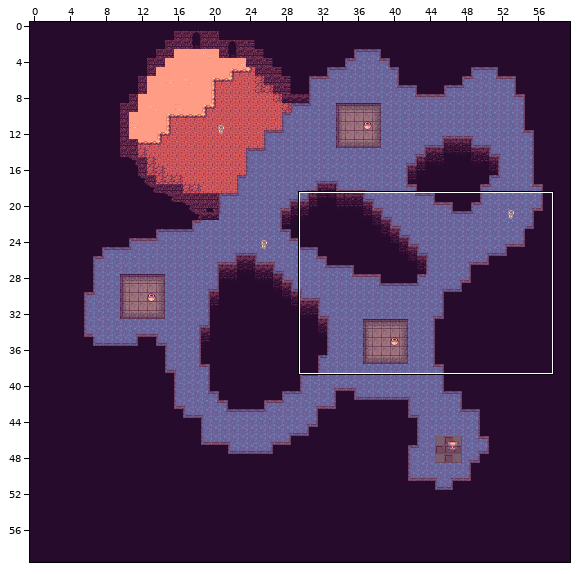
Two versions of a level (Tiled map, public/assets/maps/battle01.tmx). Above: a wide view before the commit, with the close-up outlined.
Close-up. First the earlier version:
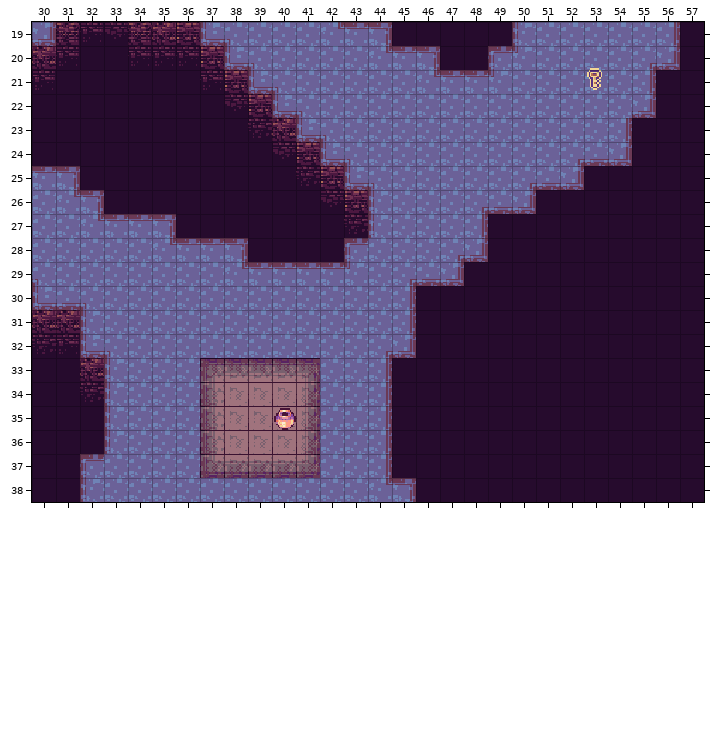
Cells are 16x16 px. Shown: x 30..57, y 19..38. The commit also changed other parts of the map, which this record leaves out.
The result:
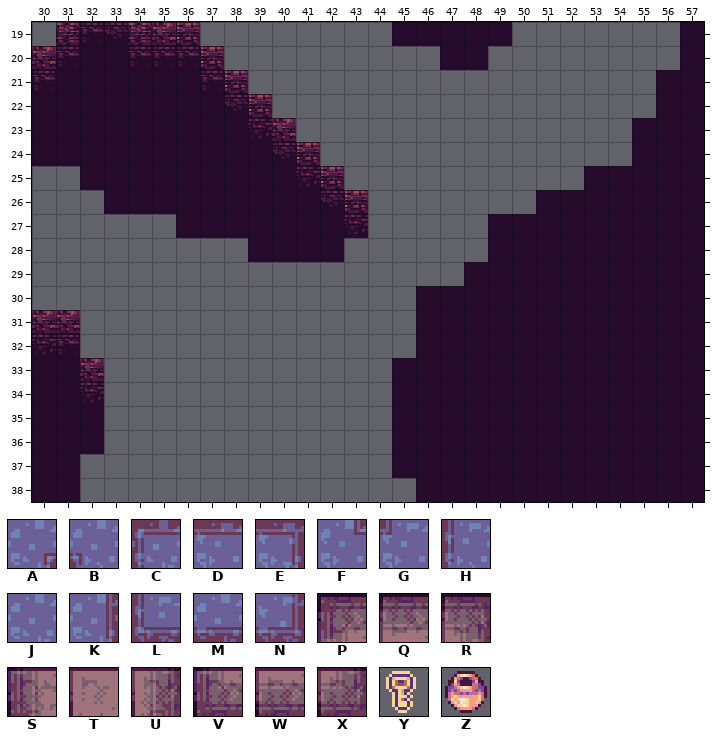
Key: from "raou_dungeon_tileset": A 109, B 110, C 111, D 112, E 113, F 141, G 142, H 143, J 144, K 145, L 175, M 176, N 177, P 573, Q 574, R 575, S 605, T 606, U 607, V 637, W 638, X 639, Y 1010, Z 1234.
_ is an empty cell, . an unchanged one.
Objects are placed by their top-left corner, in cells (3,4 is the top-left corner of cell 3,4); size is 1x1 cell unless given.
The edit:
--- layer "Layer01" (now hidden)
@@ x 30..56 @@
-19 N......LBJJJFDE.....HJJJJJK
-20 ........LBJJJJFDE..CGJJJJAN
-21 .........LBJJJJJFDDGJJJJJK.
-22 ..........LBJJJJJJJJJJJJJN.
-23 ...........LBJJJJJJJJJJJK..
-24 ............LBJJJJJJJJAMN..
-25 DE...........LBJJJJJAMN....
-26 JFE...........HJJJAMN......
-27 JJFDDE........HJJJK........
-28 JJJJJFDDE....CJJJAN........
-29 BJJJJJJJFDDDDGJAMN.........
-30 LMBJJJJJJJJJJJJK...........
-31 ..HJJJJJJJJJJJJK...........
-32 ..LBJJJJJJJJJJAN...........
-33 ...HJJJPQQQRJJK............
-34 ...HJJJSTTTUJJK............
-35 ...HJJJSTTTUJJK............
-36 ...HJJJSTTTUJJK............
-37 ..CJJJJVWWWXJJK............
-38 ..HJJJJJJJJJJJFE...........
+19 _......________....._______
+20 ........_________..________
+21 ........._________________.
+22 ..........________________.
+23 ...........______________..
+24 ............_____________..
+25 __...........__________....
+26 ___..........._______......
+27 ______........_____........
+28 _________....______........
+29 __________________.........
+30 ________________...........
+31 ..______________...........
+32 ..______________...........
+33 ...____________............
+34 ...____________............
+35 ...____________............
+36 ...____________............
+37 .._____________............
+38 ..______________...........
--- layer "Objects" (now hidden)
-Y "CreepSpawn" at 53,20.9
-Z "CrystalSpawn" at 40,35
